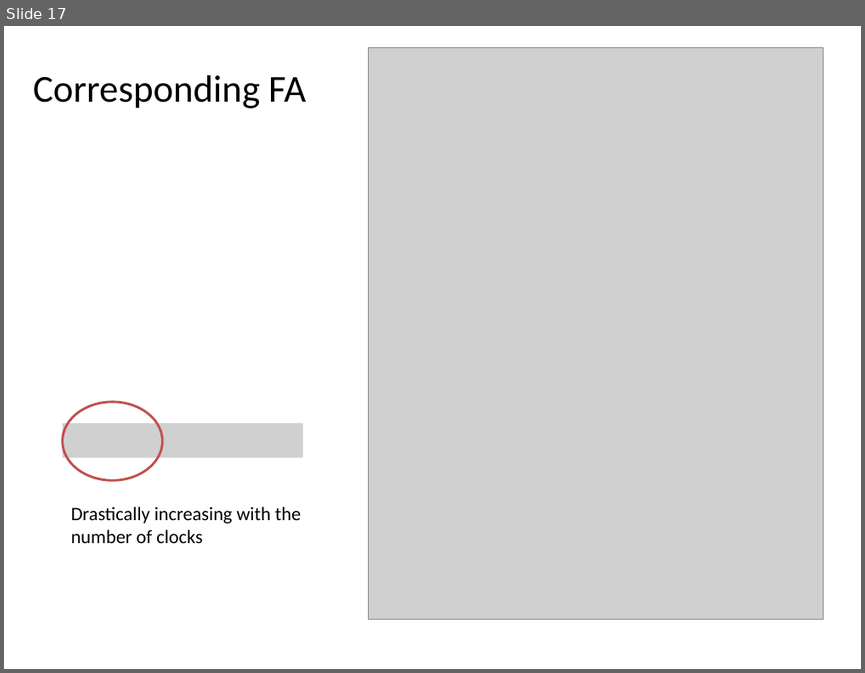
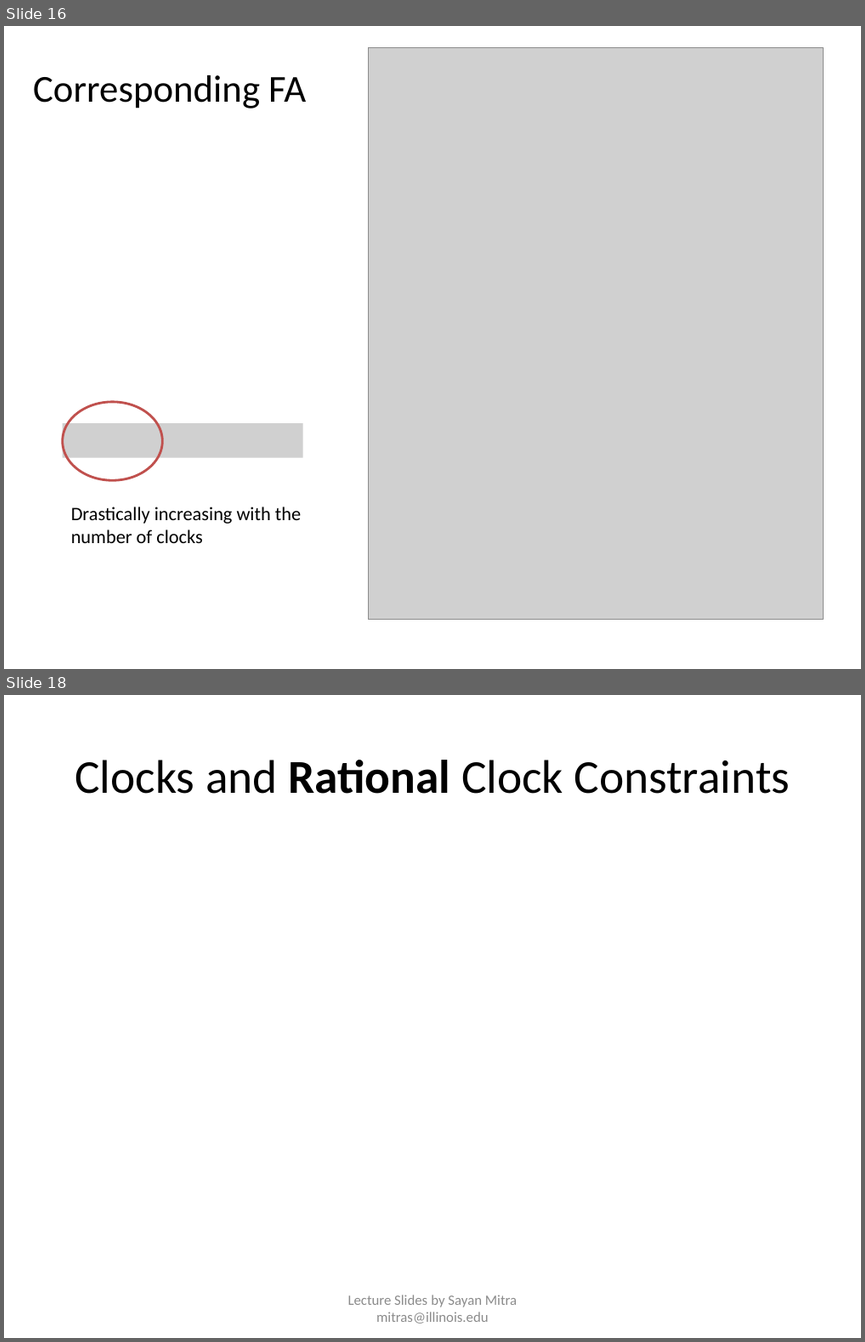
Before and after one commit to sayanmitracode/cpsbooksite, a slide deck: Slides/ReachabilityTimedAutomata.pptx. Shown one above the other, each under a label of ours: slide 17 before the commit, slides 16 and 18 after it; the slides between them are not shown. The pictures are 865x673 and 865x1342 pixels, drawn with LibreOffice and Linux fonts; fonts in the diff are those of the drawing; grey boxes stand for pictures. Boxes give left, top, right and bottom in pixels: in the first picture for what was removed or moved away, otherwise in the second. Text is boxed around its words. In the diff, an @@ line names an element or a change of style, - is before the commit and + after.

```diff
--- a/Slides/ReachabilityTimedAutomata.pptx
+++ b/Slides/ReachabilityTimedAutomata.pptx
@@ slide 18 added at [4, 695, 861, 1338], background #FFFFFF @@
@@ title added at [75, 760, 790, 794], 39.6 pt, text #000000 @@
+Clocks and Rational Clock Constraints
@@ text added at [348, 1294, 517, 1323], 12 pt, text #8C8C8C @@
+Lecture Slides by Sayan Mitra mitras@illinois.edu
@@ what was slide 17 is now slide 16 @@
```
Also in this commit, not shown: 3 slides changed, 23 other slides added, 2 slides removed, 4 other files.
